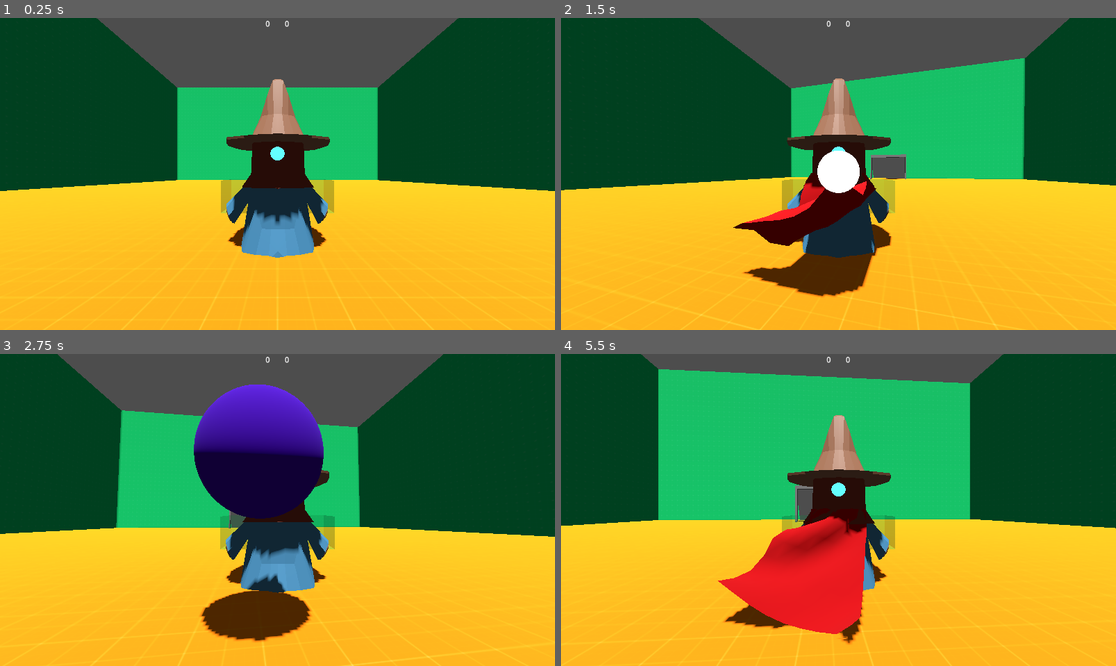
Above: before the commit, frames 1-4 (two rows, left to right).
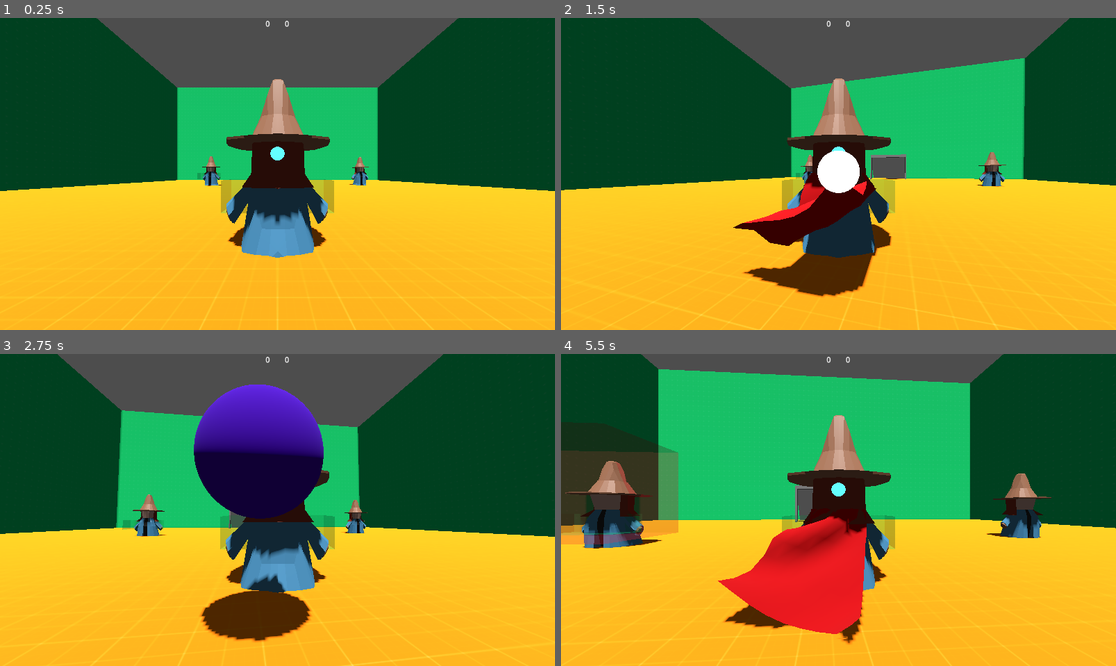
Above: after the commit, the same moments.

Repository: AndreMoukarzel/magic-force
Game: Godot game, scene res://test_scene.tscn
Same seed, same stepped clock (60 frames per second), same inputs: the game is played once before the commit and once after it.
Inputs (mouse positions are in pixels of both pictures, inside the frame that each line leads up to):
- Up to frame 1 (0.25 s): no input
- Up to frame 2 (1.5 s): move the mouse to (866, 174) at 0.52 s; hold Space (float) 0.53-1.28 s; hold W (forward) from 0.53 s (still down); click (866, 174) at 0.8 s; move the mouse to (810, 174) at 1.27 s; click (810, 174) at 1.35 s
- Up to frame 3 (2.75 s): keep holding W (forward); tap Space (float) at 1.55 s; move the mouse to (288, 503) at 2.02 s; hold Space (float) from 2.03 s (still down); click (288, 503) at 2.3 s
- Up to frame 4 (5.5 s): keep holding W (forward); move the mouse to (832, 516) at 2.77 s; release Space (float) at 2.78 s; click (832, 516) at 2.85 s; tap Space (float) at 3.05, 4.35 s; move the mouse to (877, 513) at 3.52 s; hold Right mouse button (secondary_action) 3.53-4.28 s; click (877, 513) at 3.8 s; move the mouse to (794, 506) at 4.27 s; move the mouse to (844, 510) at 5.02 s; press the mouse at (844, 510) at 5.03 s

The runs differ from the first frame. In frame 1, 0.4% of the frame differs, in the area x 35-67%, y 44-54%; in frame 2, 0.4%; in frame 3, 0.7%; in frame 4, 7.3%, in the area x 0-89%, y 29-63%.

Commit message:
Adds Pusher and Grabber entities

Diff:
--- /dev/null
+++ b/entity/base_entity.gd
@@ -0,0 +1,51 @@
+extends CharacterBody3D
+
+
+@export var SPEED: float = 5.0
+@export var ACC: float = 15.0
+@export var ACC_AIR: float = 2.0
+@export var RISE_ACC: float = 10.0
+@export var FALL_ACC: float = 18.5
+@export var KNOCKBACK_DECAY: float = 15.0
+var KNOCKBACK: Vector3 = Vector3.ZERO
+
+
+func _physics_process(delta: float) -> void:
+	var direction: Vector3 = Vector3()
+
+	if is_on_floor():
+		velocity.x = move_toward(velocity.x, direction.x * SPEED, ACC * delta)
+		velocity.z = move_toward(velocity.z, direction.z * SPEED, ACC * delta)
+	else:
+		velocity.x = move_toward(velocity.x, direction.x * SPEED, ACC_AIR * delta)
+		velocity.z = move_toward(velocity.z, direction.z * SPEED, ACC_AIR * delta)
+		_apply_gravity(delta)
+
+	# Apply knockback
+	if KNOCKBACK.length() > 0.1:
+		if direction:
+			var horizontal_knockback = KNOCKBACK.project(Vector3(1, 0, 1)).normalized()
+			var dot = direction.dot(horizontal_knockback)
+			var angle = acos(clamp(dot, -1.0, 1.0)) # angle in radians between 0 and pi
+			var angle_factor = sin(angle) # 0 when parallel, 1 when perpendicular
+			var boost = lerp(1.0, 2.5, angle_factor) # more boost when orthogonal
+			velocity.x = move_toward(velocity.x, direction.x * SPEED, boost * ACC_AIR * delta)
+			velocity.z = move_toward(velocity.z, direction.z * SPEED, boost * ACC_AIR * delta)
+
+		velocity += KNOCKBACK
+		KNOCKBACK = KNOCKBACK.lerp(Vector3.ZERO, delta * KNOCKBACK_DECAY) # smooth decay
+
+	move_and_slide()
+
+
+func _apply_gravity(delta: float) -> void:
+	if velocity.y > 0:
+		# Ascending: lower gravity for slower upward deceleration
+		velocity.y -= RISE_ACC * delta
+	else:
+		# Descending: higher gravity for faster, snappier fall
+		velocity.y -= FALL_ACC * delta
+
+
+func apply_knockback(force: Vector3) -> void:
+	KNOCKBACK = force
--- /dev/null
+++ b/entity/grabber.gd
@@ -0,0 +1,5 @@
+extends "res://entity/base_entity.gd"
+
+
+func _on_timer_timeout() -> void:
+	$ForceGrab.grab()
--- /dev/null
+++ b/entity/grabber.tscn
@@ -0,0 +1,37 @@
+[gd_scene load_steps=5 format=3 uid="uid://cq82bbnw3xp8x"]
+
+[ext_resource type="Script" uid="uid://d0j5f4p5a4rxx" path="res://entity/grabber.gd" id="1_f8ep5"]
+[ext_resource type="PackedScene" uid="uid://bbhhjkh6mw2xv" path="res://base_mage.tscn" id="1_p0a1k"]
+[ext_resource type="Script" uid="uid://ock1n16rt78m" path="res://spells/force_grab.gd" id="2_13rmr"]
+
+[sub_resource type="CapsuleShape3D" id="CapsuleShape3D_13rmr"]
+
+[node name="Grabber" type="CharacterBody3D"]
+script = ExtResource("1_f8ep5")
+
+[node name="CollisionShape3D" type="CollisionShape3D" parent="."]
+shape = SubResource("CapsuleShape3D_13rmr")
+
+[node name="Mage" type="Node3D" parent="."]
+
+[node name="BaseMage" parent="Mage" instance=ExtResource("1_p0a1k")]
+transform = Transform3D(1, 0, 0, 0, 1, 0, 0, 0, 1, 0, 0, 0)
+
+[node name="GrabPosition" type="Marker3D" parent="."]
+transform = Transform3D(1, 0, 0, 0, 1, 0, 0, 0, 1, 0, 3.08117, 3.66183)
+
+[node name="RayCast3D" type="RayCast3D" parent="."]
+target_position = Vector3(0, 0, 10)
+collision_mask = 2
+debug_shape_custom_color = Color(1, 0, 0, 1)
+
+[node name="ForceGrab" type="Node" parent="." node_paths=PackedStringArray("RAYCAST", "HAND")]
+script = ExtResource("2_13rmr")
+RAYCAST = NodePath("../RayCast3D")
+HAND = NodePath("../GrabPosition")
+
+[node name="Timer" type="Timer" parent="."]
+wait_time = 5.0
+autostart = true
+
+[connection signal="timeout" from="Timer" to="." method="_on_timer_timeout"]
--- /dev/null
+++ b/entity/pusher.gd
@@ -0,0 +1,5 @@
+extends "res://entity/base_entity.gd"
+
+
+func _on_timer_timeout() -> void:
+	$ForcePush.area_push()
--- /dev/null
+++ b/entity/pusher.tscn
@@ -0,0 +1,82 @@
+[gd_scene load_steps=11 format=3 uid="uid://yyhv57x8ch56"]
+
+[ext_resource type="PackedScene" uid="uid://bbhhjkh6mw2xv" path="res://base_mage.tscn" id="1_4tdr0"]
+[ext_resource type="Script" uid="uid://brwn87v41ipic" path="res://entity/pusher.gd" id="1_5hkf7"]
+[ext_resource type="Script" uid="uid://dwefe6514inmd" path="res://spells/force_push.gd" id="3_gyt0c"]
+
+[sub_resource type="CapsuleShape3D" id="CapsuleShape3D_5hkf7"]
+
+[sub_resource type="StandardMaterial3D" id="StandardMaterial3D_14kg8"]
+transparency = 1
+cull_mode = 1
+albedo_color = Color(0.917647, 0, 0.129412, 0.254902)
+
+[sub_resource type="BoxMesh" id="BoxMesh_wakhi"]
+size = Vector3(7, 4.6, 4)
+
+[sub_resource type="BoxShape3D" id="BoxShape3D_q8uj0"]
+size = Vector3(7, 4.6, 4)
+
+[sub_resource type="StandardMaterial3D" id="StandardMaterial3D_m4crf"]
+transparency = 1
+cull_mode = 1
+albedo_color = Color(0, 0.588373, 0.301544, 0.254902)
+
+[sub_resource type="BoxMesh" id="BoxMesh_vgqrt"]
+size = Vector3(3.5, 1, 1.5)
+
+[sub_resource type="BoxShape3D" id="BoxShape3D_26t00"]
+size = Vector3(3.5, 1, 1.5)
+
+[node name="Pusher" type="CharacterBody3D"]
+collision_layer = 4
+collision_mask = 3
+script = ExtResource("1_5hkf7")
+
+[node name="CollisionShape3D" type="CollisionShape3D" parent="."]
+shape = SubResource("CapsuleShape3D_5hkf7")
+
+[node name="Mage" type="Node3D" parent="."]
+
+[node name="BaseMage" parent="Mage" instance=ExtResource("1_4tdr0")]
+transform = Transform3D(1, 0, 0, 0, 1, 0, 0, 0, 1, 0, 0, 0)
+
+[node name="ForcePush" type="Node3D" parent="." node_paths=PackedStringArray("PLAYER", "CAM")]
+script = ExtResource("3_gyt0c")
+PLAYER = NodePath("")
+CAM = NodePath("")
+
+[node name="Area3D" type="Area3D" parent="ForcePush"]
+transform = Transform3D(1, 0, 0, 0, 1, 0, 0, 0, 1, 0, 2, 2)
+collision_layer = 0
+collision_mask = 2
+
+[node name="MeshInstance3D" type="MeshInstance3D" parent="ForcePush/Area3D"]
+visible = false
+material_override = SubResource("StandardMaterial3D_14kg8")
+mesh = SubResource("BoxMesh_wakhi")
+
+[node name="CollisionShape3D" type="CollisionShape3D" parent="ForcePush/Area3D"]
+shape = SubResource("BoxShape3D_q8uj0")
+
+[node name="AreaFloorPush" type="Area3D" parent="ForcePush"]
+transform = Transform3D(1, 0, 0, 0, 1, 0, 0, 0, 1, 0, 0.3, 1)
+collision_layer = 0
+
+[node name="MeshInstance3D" type="MeshInstance3D" parent="ForcePush/AreaFloorPush"]
+material_override = SubResource("StandardMaterial3D_m4crf")
+mesh = SubResource("BoxMesh_vgqrt")
+
+[node name="CollisionShape3D" type="CollisionShape3D" parent="ForcePush/AreaFloorPush"]
+shape = SubResource("BoxShape3D_26t00")
+
+[node name="Cooldown" type="Timer" parent="ForcePush"]
+wait_time = 1.5
+one_shot = true
+
+[node name="Timer" type="Timer" parent="."]
+wait_time = 5.0
+autostart = true
+
+[connection signal="timeout" from="ForcePush/Cooldown" to="ForcePush" method="_on_timer_timeout"]
+[connection signal="timeout" from="Timer" to="." method="_on_timer_timeout"]
--- a/spells/force_grab.gd
+++ b/spells/force_grab.gd
@@ -20,7 +20,6 @@
 
 func grab() -> bool:
 	var object = RAYCAST.get_collider()
-	print(object)
 	if object and object.is_in_group("pickable"):
 		GRABBED_OBJECT = object
 		GRAB_FORCE_PER_MASS = GRAB_FORCE / GRABBED_OBJECT.mass
--- a/spells/force_push.gd
+++ b/spells/force_push.gd
@@ -2,7 +2,7 @@
 
 
 @export var PLAYER: CharacterBody3D
-@export var CAM :Camera3D
+@export var CAM: Camera3D
 var CATCH_VELOCITY: Vector3 = Vector3(0, -10, 0) # Base velocity set when object is caught
 var PUSH_FORCE: float = 220.0
 var SELF_PUSH_FORCE: float = 4.3
@@ -21,10 +21,18 @@
 	if len(floors) > 0:
 		push_player()
 
+
+func _get_push_direction(object: RigidBody3D) -> Vector3:
+	if CAM:
+		return CAM.global_position.direction_to(object.global_position).normalized()
+	return self.global_position.direction_to(object.global_position).normalized()
+
+
 func push_away(object: RigidBody3D) -> void:
-	var direction: Vector3 = CAM.global_position.direction_to(object.global_position).normalized()
+	var direction: Vector3 = _get_push_direction(object)
 	object.linear_velocity = Vector3(0, 10, 0)
 	object.apply_impulse(direction * PUSH_FORCE)
+
 
 func push_player() -> void:
 	# Forward vector of the camera (where it is looking)
@@ -34,5 +42,6 @@
 	var push_dir: Vector3 = -cam_forward
 	PLAYER.apply_knockback(push_dir * SELF_PUSH_FORCE)
 
+
 func _on_timer_timeout() -> void:
 	$Area3D/MeshInstance3D.hide()
--- a/test_scene.tscn
+++ b/test_scene.tscn
@@ -7,6 +7,8 @@
 [ext_resource type="Texture2D" uid="uid://dx8f8idcufjnf" path="res://texture_01.png" id="4_8pr8v"]
 [ext_resource type="PackedScene" uid="uid://cj03l5kvgpert" path="res://goals/goal.tscn" id="4_coq8p"]
 [ext_resource type="PackedScene" uid="uid://cbq8n0y1yl5u0" path="res://ball/ball.tscn" id="8_buypi"]
+[ext_resource type="PackedScene" uid="uid://yyhv57x8ch56" path="res://entity/pusher.tscn" id="8_njel3"]
+[ext_resource type="PackedScene" uid="uid://cq82bbnw3xp8x" path="res://entity/grabber.tscn" id="9_njel3"]
 
 [sub_resource type="Environment" id="Environment_coq8p"]
 
@@ -69,6 +71,8 @@
 [node name="Walls" type="CSGCombiner3D" parent="."]
 material_override = SubResource("StandardMaterial3D_buypi")
 use_collision = true
+metadata/_edit_group_ = true
+metadata/_edit_lock_ = true
 
 [node name="Fill" type="CSGBox3D" parent="Walls"]
 size = Vector3(80, 60, 110)
@@ -138,4 +142,10 @@
 [node name="Spawn4" type="Marker3D" parent="SpawnPoints/SpawnsB"]
 transform = Transform3D(1, 0, 0, 0, 1, 0, 0, 0, 1, 0, 0, 12)
 
+[node name="Pusher" parent="." instance=ExtResource("8_njel3")]
+transform = Transform3D(1, 0, 0, 0, 1, 0, 0, 0, 1, -11.5052, 1.97, -22.0322)
+
+[node name="Grabber" parent="." instance=ExtResource("9_njel3")]
+transform = Transform3D(1, 0, 0, 0, 1, 0, 0, 0, 1, 15.0941, 1.97, -23.9635)
+
 [connection signal="timeout" from="SpawnHandler/RespawnTimer" to="SpawnHandler" method="_on_respawn_timer_timeout"]
Not shown, added: entity/base_entity.gd.uid
Not shown, added: entity/grabber.gd.uid
Not shown, added: entity/pusher.gd.uid
Not shown: 1 places in test_scene.tscn that only renumber resources
